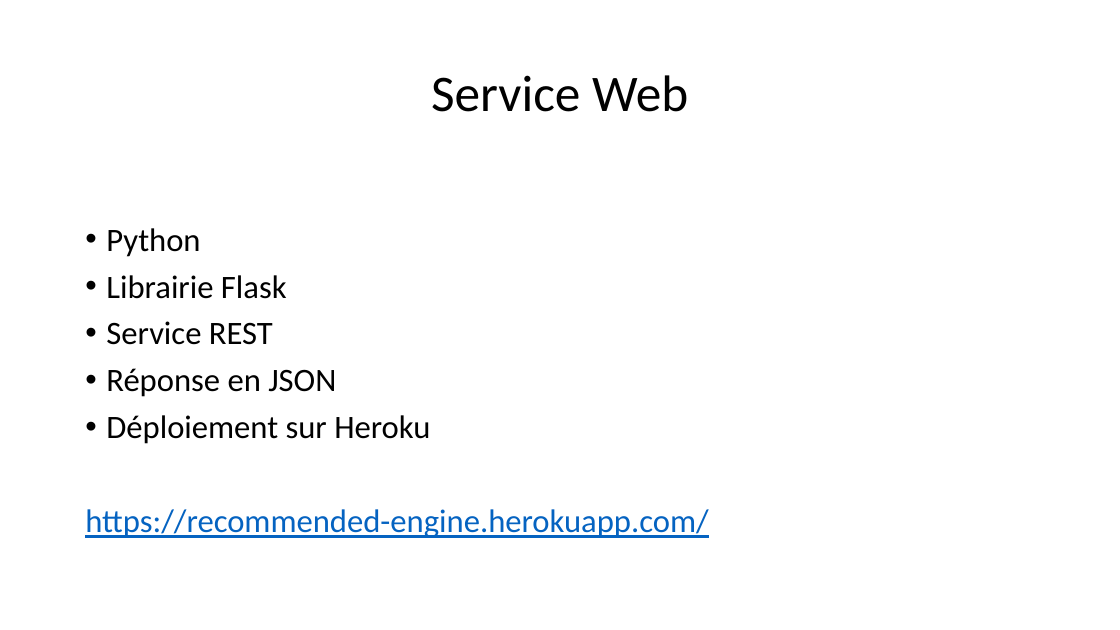
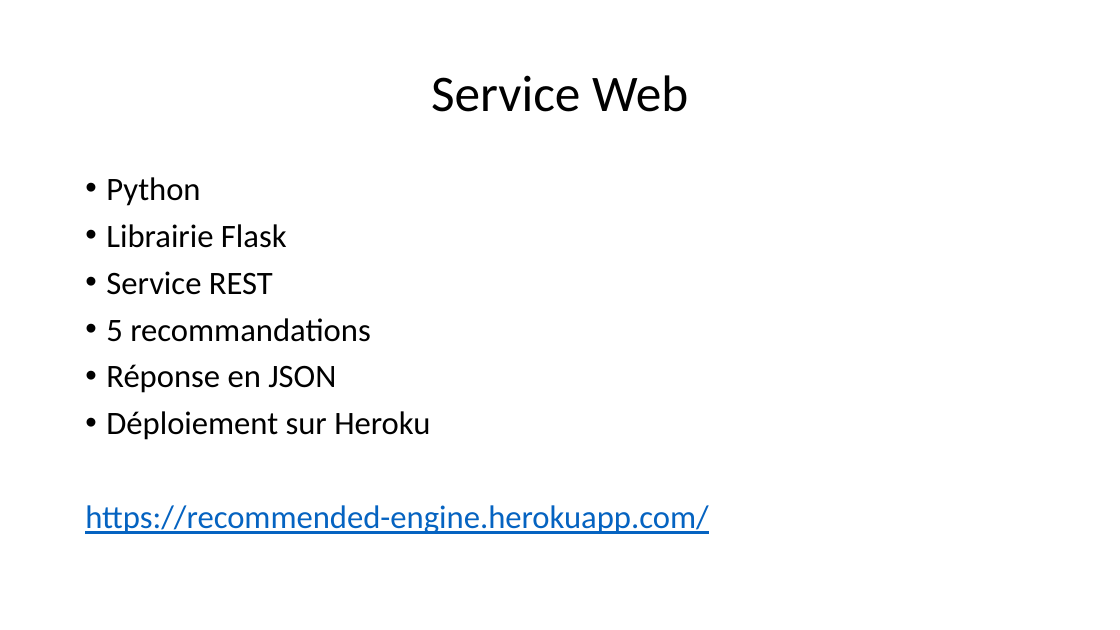
Before and after one commit to morganscao/Projet3, a slide deck: slide 33 of Rapport/Moteur de recommandations de films.pptx (slide 34 before the commit). Drawn at 1120x630 pixels with LibreOffice and Linux fonts; fonts in the diff are those of the drawing. Boxes give left, top, right and bottom in pixels: in the first picture for what was removed or moved away, otherwise in the second. Text is boxed around its words. In the diff, an @@ line names an element or a change of style, - is before the commit and + after.

```diff
--- a/Rapport/Moteur de recommandations de films.pptx
+++ b/Rapport/Moteur de recommandations de films.pptx
@@ text at bbox=[106, 318, 371, 342]: paragraph added @@
+• 5 recommandations
```
Also in this commit, not shown: 8 other slides changed, 1 slide added, 2 slides removed, 1 other file.
